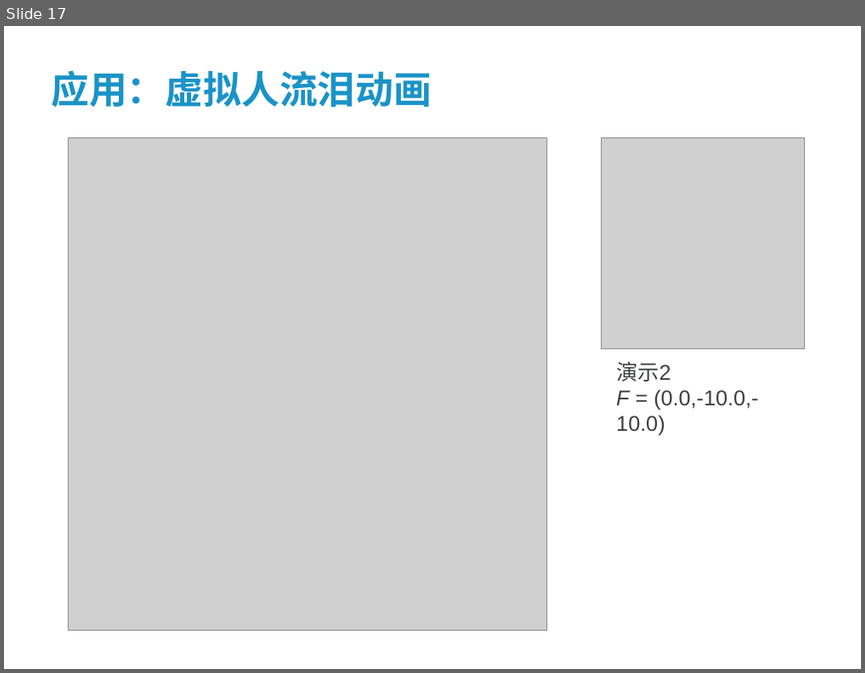
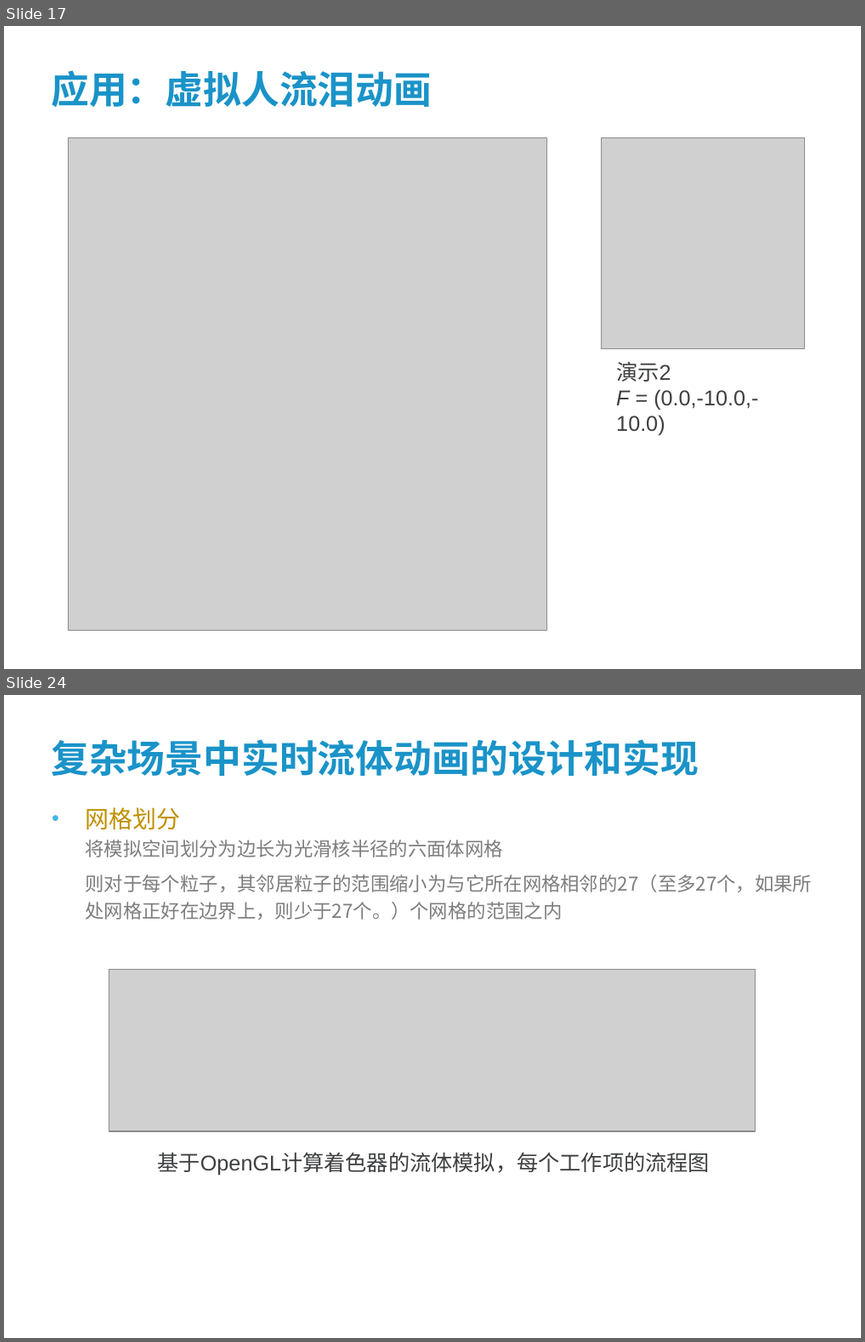
Before and after one commit to wsxmm1153/dissertation, a slide deck: paper/答辩讲稿.ppt. Shown one above the other, each under a label of ours: slide 17 before the commit, slides 17 and 24 after it; the slides between them are not shown. The pictures are 865x673 and 865x1342 pixels, drawn with LibreOffice and Linux fonts; fonts in the diff are those of the drawing; grey boxes stand for pictures; background and template pictures are left out. Boxes give left, top, right and bottom in pixels: in the first picture for what was removed or moved away, otherwise in the second. Text is boxed around its words. In the diff, an @@ line names an element or a change of style, - is before the commit and + after.

```diff
--- a/paper/答辩讲稿.ppt
+++ b/paper/答辩讲稿.ppt
@@ slide 24 added at (4,695,861,1338), background #FFFFFF @@
@@ title added at (51,739,698,776), 32 pt, text #1A93C8, bold @@
+复杂场景中实时流体动画的设计和实现
@@ text added at (85,807,812,919), 16 pt, text #7D7D7D @@
+• 网格划分
+    将模拟空间划分为边长为光滑核半径的六面体网格
+    则对于每个粒子，其邻居粒子的范围缩小为与它所在网格相邻的27（至多27个，如果所处网格正好在边界上，则少于27个。）个网格的范围之内
@@ picture added at (109,970,755,1131) @@
@@ text added at (158,1152,710,1175), 18 pt, text #3D3F41 @@
+基于OpenGL计算着色器的流体模拟，每个工作项的流程图
```
Also in this commit, not shown: 9 slides changed, 17 other slides added, 1 slide removed, 2 other files.
